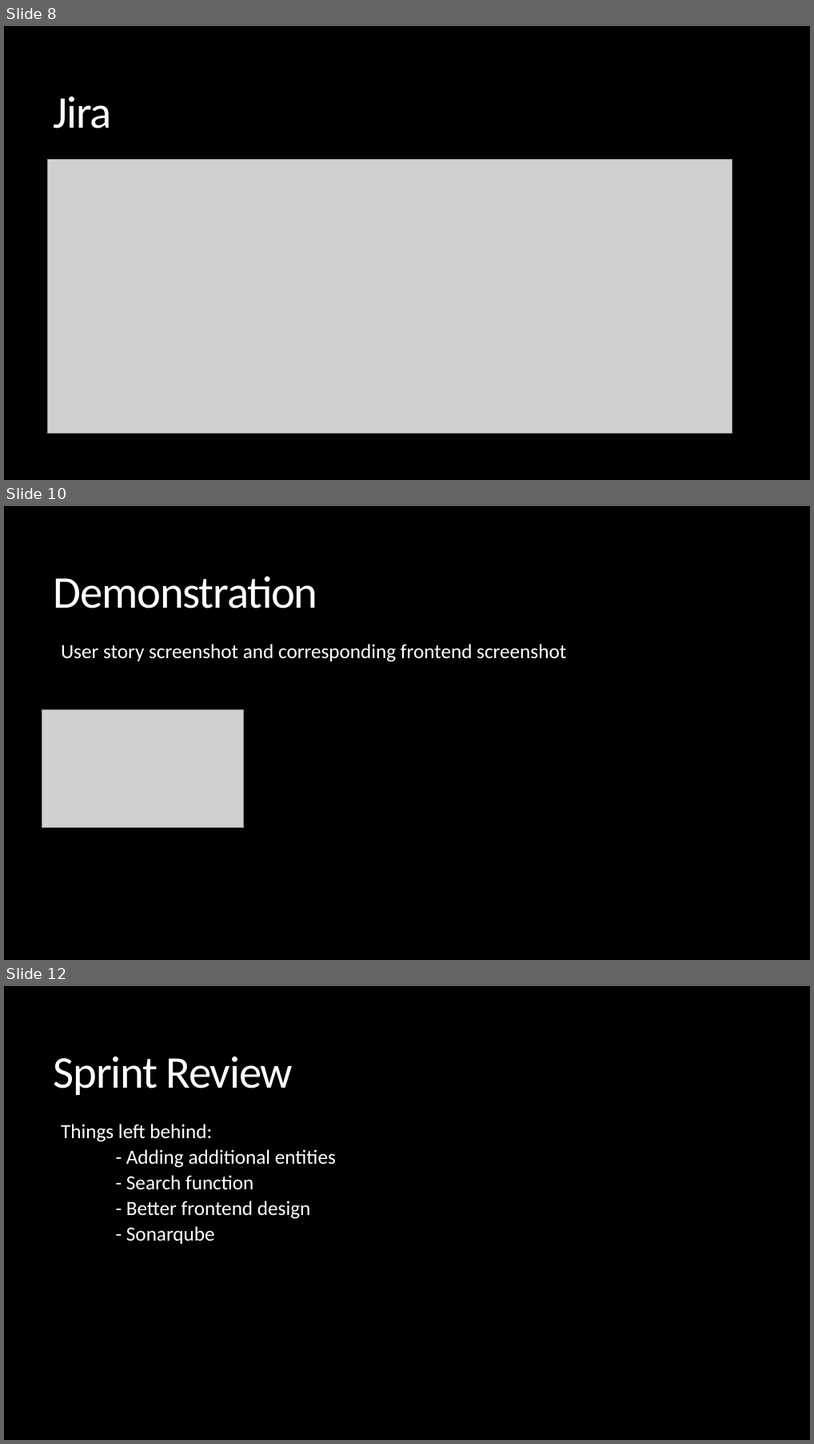
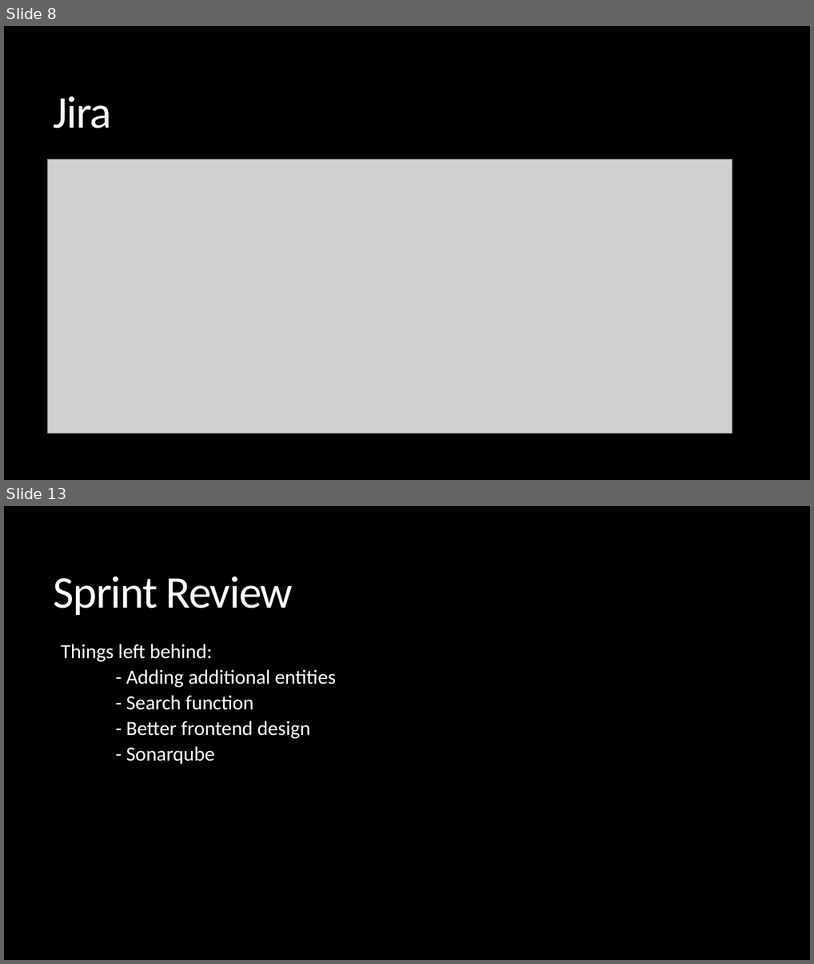
Before and after one commit to lewiscpearson/QA-Project-2-FootballSquadBuilder, a slide deck: documentation/Footbal Squad Builder.pptx. Shown one above the other, each under a label of ours: slides 8, 10 and 12 before the commit, slides 8 and 13 after it; the slides between them are not shown. The pictures are 814x1444 and 814x964 pixels, drawn with LibreOffice and Linux fonts; fonts in the diff are those of the drawing; grey boxes stand for pictures. Boxes give left, top, right and bottom in pixels: in the first picture for what was removed or moved away, otherwise in the second. Text is boxed around its words. In the diff, an @@ line names an element or a change of style, - is before the commit and + after.

```diff
--- a/documentation/Footbal Squad Builder.pptx
+++ b/documentation/Footbal Squad Builder.pptx
@@ slide 10 removed at (4, 506, 810, 960), background #000000 @@
@@ title removed at (54, 576, 318, 608) @@
-Demonstration
@@ text removed at (61, 644, 566, 662) @@
-  User story screenshot and corresponding frontend screenshot
@@ picture removed at (42, 710, 243, 828) @@
@@ what was slide 12 is now slide 13 @@
```
Also in this commit, not shown: 6 slides changed, 3 slides added, 1 other slide removed, 1 other file.
